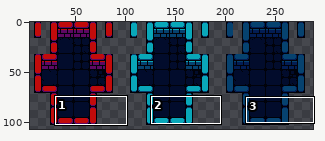
Edited in one commit: sprite sheet (TurnBasedRPG/Assets/Sprites/DungeonWallsArcade.png). The picture above shows the old version from afar; the outline marks the close-up.
Close-up. The starting point:
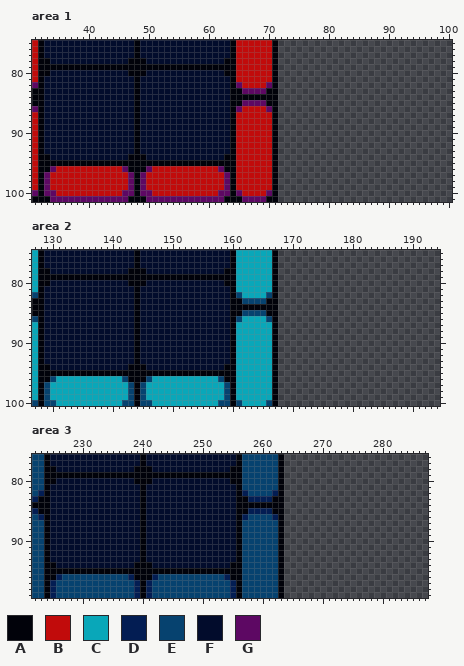
The file is 288x112 pixels. Shown: area 1: x 31..100, y 75..101; area 2: x 127..194, y 75..100; area 3: x 222..287, y 76..99. The wide view leaves out empty margins.
Palette (. is transparent): A #01020a  B #c10b0b  C #09a7b9  D #031d53  E #06426f  F #020c2c  G #5d0863
Pixels before, area 1, first column x 31:
 75 BAFFFFFFFFFFFFFFFAFFFFFFFFFFFFFFFABBBBBBA
 76 BAFFFFFFFFFFFFFFFAFFFFFFFFFFFFFFFABBBBBBA
 77 BAFFFFFFFFFFFFFFFAFFFFFFFFFFFFFFFABBBBBBA
 78 BAAFFFFFFFFFFFFFAAAFFFFFFFFFFFFFAABBBBBBA
 79 BAAAAAAAAAAAAAAAAAAAAAAAAAAAAAAAAABBBBBBA
 80 BAAFFFFFFFFFFFFFAAAFFFFFFFFFFFFFAABBBBBBA
 81 BAFFFFFFFFFFFFFFFAFFFFFFFFFFFFFFFABBBBBBA
 82 GAFFFFFFFFFFFFFFFAFFFFFFFFFFFFFFFAGBBBBGA
 83 AAFFFFFFFFFFFFFFFAFFFFFFFFFFFFFFFAAGGGGAA
 84 AAFFFFFFFFFFFFFFFAFFFFFFFFFFFFFFFAAAAAAAA
 85 AAFFFFFFFFFFFFFFFAFFFFFFFFFFFFFFFAAGGGGAA
 86 GAFFFFFFFFFFFFFFFAFFFFFFFFFFFFFFFAGBBBBGA
 87 BAFFFFFFFFFFFFFFFAFFFFFFFFFFFFFFFABBBBBBA
 88 BAFFFFFFFFFFFFFFFAFFFFFFFFFFFFFFFABBBBBBA
 89 BAFFFFFFFFFFFFFFFAFFFFFFFFFFFFFFFABBBBBBA
 90 BAFFFFFFFFFFFFFFFAFFFFFFFFFFFFFFFABBBBBBA
 91 BAFFFFFFFFFFFFFFFAFFFFFFFFFFFFFFFABBBBBBA
 92 BAFFFFFFFFFFFFFFFAFFFFFFFFFFFFFFFABBBBBBA
 93 BAFFFFFFFFFFFFFFFAFFFFFFFFFFFFFFFABBBBBBA
 94 BAAFFFFFFFFFFFFFAAAFFFFFFFFFFFFFAABBBBBBA
 95 BAAAAAAAAAAAAAAAAAAAAAAAAAAAAAAAAABBBBBBA
 96 BAAGBBBBBBBBBBBGAAAGBBBBBBBBBBBGAABBBBBBA
 97 BAGBBBBBBBBBBBBBGAGBBBBBBBBBBBBBGABBBBBBA
 98 BAGBBBBBBBBBBBBBGAGBBBBBBBBBBBBBGABBBBBBA
 99 BAGBBBBBBBBBBBBBGAGBBBBBBBBBBBBBGABBBBBBA
100 GAGGBBBBBBBBBBBGGAGGBBBBBBBBBBBGGAGBBBBGA
101 AAAGGGGGGGGGGGGGAAAGGGGGGGGGGGGGAAAGGGGAA
Pixels before, area 2, first column x 127:
 75 CAFFFFFFFFFFFFFFFAFFFFFFFFFFFFFFFACCCCCCA
 76 CAFFFFFFFFFFFFFFFAFFFFFFFFFFFFFFFACCCCCCA
 77 CAFFFFFFFFFFFFFFFAFFFFFFFFFFFFFFFACCCCCCA
 78 CAAFFFFFFFFFFFFFAAAFFFFFFFFFFFFFAACCCCCCA
 79 CAAAAAAAAAAAAAAAAAAAAAAAAAAAAAAAAACCCCCCA
 80 CAAFFFFFFFFFFFFFAAAFFFFFFFFFFFFFAACCCCCCA
 81 CAFFFFFFFFFFFFFFFAFFFFFFFFFFFFFFFACCCCCCA
 82 EAFFFFFFFFFFFFFFFAFFFFFFFFFFFFFFFAECCCCEA
 83 AAFFFFFFFFFFFFFFFAFFFFFFFFFFFFFFFAAEEEEAA
 84 AAFFFFFFFFFFFFFFFAFFFFFFFFFFFFFFFAAAAAAAA
 85 AAFFFFFFFFFFFFFFFAFFFFFFFFFFFFFFFAAEEEEAA
 86 EAFFFFFFFFFFFFFFFAFFFFFFFFFFFFFFFAECCCCEA
 87 CAFFFFFFFFFFFFFFFAFFFFFFFFFFFFFFFACCCCCCA
 88 CAFFFFFFFFFFFFFFFAFFFFFFFFFFFFFFFACCCCCCA
 89 CAFFFFFFFFFFFFFFFAFFFFFFFFFFFFFFFACCCCCCA
 90 CAFFFFFFFFFFFFFFFAFFFFFFFFFFFFFFFACCCCCCA
 91 CAFFFFFFFFFFFFFFFAFFFFFFFFFFFFFFFACCCCCCA
 92 CAFFFFFFFFFFFFFFFAFFFFFFFFFFFFFFFACCCCCCA
 93 CAFFFFFFFFFFFFFFFAFFFFFFFFFFFFFFFACCCCCCA
 94 CAAFFFFFFFFFFFFFAAAFFFFFFFFFFFFFAACCCCCCA
 95 CAAAAAAAAAAAAAAAAAAAAAAAAAAAAAAAAACCCCCCA
 96 CAAECCCCCCCCCCCEAAAECCCCCCCCCCCEAACCCCCCA
 97 CAECCCCCCCCCCCCCEAECCCCCCCCCCCCCEACCCCCCA
 98 CAECCCCCCCCCCCCCEAECCCCCCCCCCCCCEACCCCCCA
 99 CAECCCCCCCCCCCCCEAECCCCCCCCCCCCCEACCCCCCA
100 EAEECCCCCCCCCCCEEAEECCCCCCCCCCCEEAECCCCEA
Pixels before, area 3, first column x 222:
 76 EEAFFFFFFFFFFFFFFFAFFFFFFFFFFFFFFFAEEEEEEA
 77 EEAFFFFFFFFFFFFFFFAFFFFFFFFFFFFFFFAEEEEEEA
 78 EEAAFFFFFFFFFFFFFAAAFFFFFFFFFFFFFAAEEEEEEA
 79 EEAAAAAAAAAAAAAAAAAAAAAAAAAAAAAAAAAEEEEEEA
 80 EEAAFFFFFFFFFFFFFAAAFFFFFFFFFFFFFAAEEEEEEA
 81 EEAFFFFFFFFFFFFFFFAFFFFFFFFFFFFFFFAEEEEEEA
 82 EDAFFFFFFFFFFFFFFFAFFFFFFFFFFFFFFFADEEEEDA
 83 DAAFFFFFFFFFFFFFFFAFFFFFFFFFFFFFFFAADDDDAA
 84 AAAFFFFFFFFFFFFFFFAFFFFFFFFFFFFFFFAAAAAAAA
 85 DAAFFFFFFFFFFFFFFFAFFFFFFFFFFFFFFFAADDDDAA
 86 EDAFFFFFFFFFFFFFFFAFFFFFFFFFFFFFFFADEEEEDA
 87 EEAFFFFFFFFFFFFFFFAFFFFFFFFFFFFFFFAEEEEEEA
 88 EEAFFFFFFFFFFFFFFFAFFFFFFFFFFFFFFFAEEEEEEA
 89 EEAFFFFFFFFFFFFFFFAFFFFFFFFFFFFFFFAEEEEEEA
 90 EEAFFFFFFFFFFFFFFFAFFFFFFFFFFFFFFFAEEEEEEA
 91 EEAFFFFFFFFFFFFFFFAFFFFFFFFFFFFFFFAEEEEEEA
 92 EEAFFFFFFFFFFFFFFFAFFFFFFFFFFFFFFFAEEEEEEA
 93 EEAFFFFFFFFFFFFFFFAFFFFFFFFFFFFFFFAEEEEEEA
 94 EEAAFFFFFFFFFFFFFAAAFFFFFFFFFFFFFAAEEEEEEA
 95 EEAAAAAAAAAAAAAAAAAAAAAAAAAAAAAAAAAEEEEEEA
 96 EEAADEEEEEEEEEEEDAAADEEEEEEEEEEEDAAEEEEEEA
 97 EEADEEEEEEEEEEEEEDADEEEEEEEEEEEEEDAEEEEEEA
 98 EEADEEEEEEEEEEEEEDADEEEEEEEEEEEEEDAEEEEEEA
 99 EEADEEEEEEEEEEEEEDADEEEEEEEEEEEEEDAEEEEEEA
After:
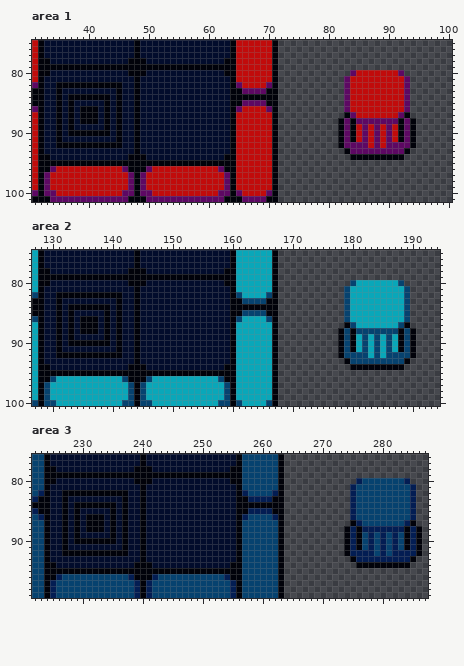
Edits made:
Area 1:
y 80: x 84..92 ......... -> GBBBBBBBG
y 81: x 83..93 ........... -> GBBBBBBBBBG
y 82: x 35..45 FFFFFFFFFFF -> AAAAAAAAAAA; x 83..93 ........... -> GBBBBBBBBBG
y 83: x 35 F -> A; x 45 F -> A; x 83..93 ........... -> GBBBBBBBBBG
y 84: x 35 F -> A; x 37..43 FFFFFFF -> AAAAAAA; x 45 F -> A; x 83..93 ........... -> GBBBBBBBBBG
y 85: x 35 F -> A; x 37 F -> A; x 43 F -> A; x 45 F -> A; x 83..93 ........... -> GBBBBBBBBBG
y 86: x 35 F -> A; x 37 F -> A; x 39..41 FFF -> AAA; x 43 F -> A; x 45 F -> A; x 83..93 ........... -> GBBBBBBBBBG
y 87: x 35 F -> A; x 37 F -> A; x 39..41 FFF -> AAA; x 43 F -> A; x 45 F -> A; x 83..93 ........... -> AGBBBBBBBGA
y 88: x 35 F -> A; x 37 F -> A; x 39..41 FFF -> AAA; x 43 F -> A; x 45 F -> A; x 82..94 ............. -> AGAGGGGGGGAGA
y 89: x 35 F -> A; x 37 F -> A; x 43 F -> A; x 45 F -> A; x 82..94 ............. -> AGABGBGBGBAGA
y 90: x 35 F -> A; x 37..43 FFFFFFF -> AAAAAAA; x 45 F -> A; x 82..94 ............. -> AGABGBGBGBAGA
y 91: x 35 F -> A; x 45 F -> A; x 82..94 ............. -> AGABGBGBGBAGA
y 92: x 35..45 FFFFFFFFFFF -> AAAAAAAAAAA; x 82..94 ............. -> AGGGGBGBGGGGA
y 93: x 83..93 ........... -> AGGGGGGGGGA
y 94: x 84..92 ......... -> AAAAAAAAA
Area 2:
y 80: x 180..188 ......... -> ECCCCCCCE
y 81: x 179..189 ........... -> ECCCCCCCCCE
y 82: x 131..141 FFFFFFFFFFF -> AAAAAAAAAAA; x 179..189 ........... -> ECCCCCCCCCE
y 83: x 131 F -> A; x 141 F -> A; x 179..189 ........... -> ECCCCCCCCCE
y 84: x 131 F -> A; x 133..139 FFFFFFF -> AAAAAAA; x 141 F -> A; x 179..189 ........... -> ECCCCCCCCCE
y 85: x 131 F -> A; x 133 F -> A; x 139 F -> A; x 141 F -> A; x 179..189 ........... -> ECCCCCCCCCE
y 86: x 131 F -> A; x 133 F -> A; x 135..137 FFF -> AAA; x 139 F -> A; x 141 F -> A; x 179..189 ........... -> ECCCCCCCCCE
y 87: x 131 F -> A; x 133 F -> A; x 135..137 FFF -> AAA; x 139 F -> A; x 141 F -> A; x 179..189 ........... -> AECCCCCCCEA
y 88: x 131 F -> A; x 133 F -> A; x 135..137 FFF -> AAA; x 139 F -> A; x 141 F -> A; x 178..190 ............. -> AEAEEEEEEEAEA
y 89: x 131 F -> A; x 133 F -> A; x 139 F -> A; x 141 F -> A; x 178..190 ............. -> AEACECECECAEA
y 90: x 131 F -> A; x 133..139 FFFFFFF -> AAAAAAA; x 141 F -> A; x 178..190 ............. -> AEACECECECAEA
y 91: x 131 F -> A; x 141 F -> A; x 178..190 ............. -> AEACECECECAEA
y 92: x 131..141 FFFFFFFFFFF -> AAAAAAAAAAA; x 178..190 ............. -> AEEEECECEEEEA
y 93: x 179..189 ........... -> AEEEEEEEEEA
y 94: x 180..188 ......... -> AAAAAAAAA
Area 3:
y 80: x 276..284 ......... -> DEEEEEEED
y 81: x 275..285 ........... -> DEEEEEEEEED
y 82: x 227..237 FFFFFFFFFFF -> AAAAAAAAAAA; x 275..285 ........... -> DEEEEEEEEED
y 83: x 227 F -> A; x 237 F -> A; x 275..285 ........... -> DEEEEEEEEED
y 84: x 227 F -> A; x 229..235 FFFFFFF -> AAAAAAA; x 237 F -> A; x 275..285 ........... -> DEEEEEEEEED
y 85: x 227 F -> A; x 229 F -> A; x 235 F -> A; x 237 F -> A; x 275..285 ........... -> DEEEEEEEEED
y 86: x 227 F -> A; x 229 F -> A; x 231..233 FFF -> AAA; x 235 F -> A; x 237 F -> A; x 275..285 ........... -> DEEEEEEEEED
y 87: x 227 F -> A; x 229 F -> A; x 231..233 FFF -> AAA; x 235 F -> A; x 237 F -> A; x 275..285 ........... -> ADEEEEEEEDA
y 88: x 227 F -> A; x 229 F -> A; x 231..233 FFF -> AAA; x 235 F -> A; x 237 F -> A; x 274..286 ............. -> ADADDDDDDDADA
y 89: x 227 F -> A; x 229 F -> A; x 235 F -> A; x 237 F -> A; x 274..286 ............. -> ADAEDEDEDEADA
y 90: x 227 F -> A; x 229..235 FFFFFFF -> AAAAAAA; x 237 F -> A; x 274..286 ............. -> ADAEDEDEDEADA
y 91: x 227 F -> A; x 237 F -> A; x 274..286 ............. -> ADAEDEDEDEADA
y 92: x 227..237 FFFFFFFFFFF -> AAAAAAAAAAA; x 274..286 ............. -> ADDDDEDEDDDDA
y 93: x 275..285 ........... -> ADDDDDDDDDA
y 94: x 276..284 ......... -> AAAAAAAAA
